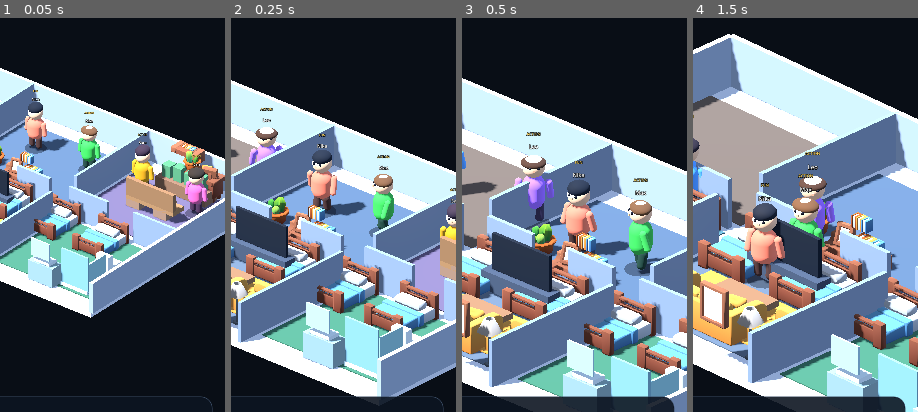
Above: before the commit, frames 1-4 (left to right).
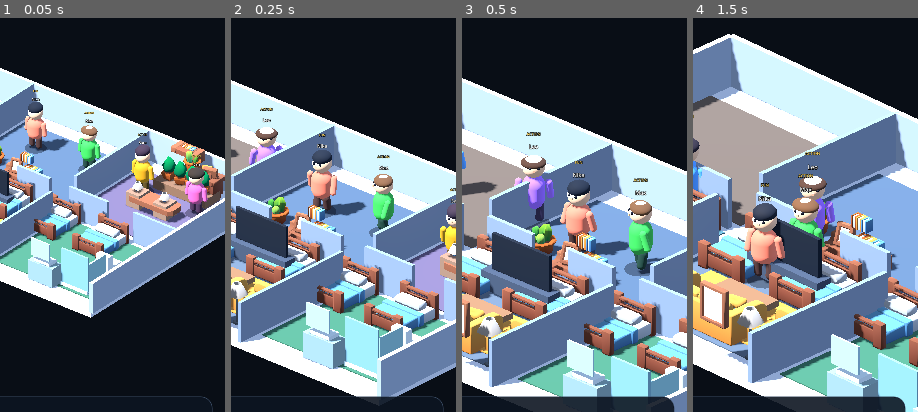
Above: after the commit, the same moments.

Repository: motomotoo2001-maker/lifebox-live
Game: Godot game, scene res://scenes/debug/visual_showcase.tscn
Same seed, same stepped clock (60 frames per second), same inputs: the game is played once before the commit and once after it. The project has no main scene, so this scene is started directly.
Inputs:
- Up to frame 1 (0.05 s): no input
- Up to frame 2 (0.25 s): no input
- Up to frame 3 (0.5 s): no input
- Up to frame 4 (1.5 s): no input
The pictures show only the part of the screen within x 50-100%, y 31-81%; the shares and areas given below are measured in that part.

The runs differ from the first frame. In frame 1, 2.6% of the frame differs, in the area x 56-98%, y 35-53%; in frame 2, 0.6%; in frame 3, nothing differs; in frame 4, nothing differs.

Commit message:
feat: replace yard blockout with KayKit props

Diff:
--- a/scripts/presentation/world/household_blockout.gd
+++ b/scripts/presentation/world/household_blockout.gd
@@ -3,6 +3,7 @@
 
 const VENDOR_FURNITURE_ROOT := "res://assets/vendor/kaykit_furniture_bits/obj"
 const VENDOR_RESTAURANT_ROOT := "res://assets/vendor/kaykit_restaurant_bits/obj"
+const VENDOR_CITY_ROOT := "res://assets/vendor/kaykit_city_builder_bits/obj"
 
 @export var use_vendor_furniture: bool = true
 
@@ -473,33 +474,34 @@
 	_make_box(
 		furniture,
 		&"YardPlanter",
-		Vector3(5.35, 0.28, -3.85),
-		Vector3(2.3, 0.5, 0.72),
+		Vector3(5.35, 0.20, -3.85),
+		Vector3(2.45, 0.38, 0.82),
 		Color("80604a")
 	)
 	for index in range(4):
-		_make_box(
-			furniture,
-			StringName("YardShrub%02d" % (index + 1)),
-			Vector3(4.55 + float(index) * 0.52, 0.72, -3.85),
-			Vector3(0.38, 0.58 + float(index % 2) * 0.16, 0.38),
-			Color("4f8a62")
-		)
-
-	_make_box(
-		furniture,
-		&"YardBenchSeat",
-		Vector3(5.25, 0.42, -2.15),
-		Vector3(2.2, 0.18, 0.62),
-		Color("9a744f")
-	)
-	_make_box(
-		furniture,
-		&"YardBenchBack",
-		Vector3(5.25, 0.86, -1.9),
-		Vector3(2.2, 0.72, 0.16),
-		Color("8a6748")
-	)
+		_add_city_mesh(
+			"bush",
+			StringName("KayKitYardBush%02d" % (index + 1)),
+			Vector3(4.55 + float(index) * 0.54, 0.36, -3.85),
+			float(index % 2) * 0.45,
+			Vector3(2.55, 2.55, 2.55)
+		)
+
+	var has_vendor_bench := _add_city_mesh(
+		"bench",
+		&"KayKitYardBench",
+		Vector3(5.25, 0.0, -2.15),
+		PI,
+		Vector3(5.1, 5.1, 5.1)
+	)
+	if not has_vendor_bench:
+		_make_box(
+			furniture,
+			&"YardBenchSeat",
+			Vector3(5.25, 0.42, -2.15),
+			Vector3(2.2, 0.18, 0.62),
+			Color("9a744f")
+		)
 
 
 func _add_vendor_mesh(
@@ -534,6 +536,22 @@
 		scale_value
 	)
 
+func _add_city_mesh(
+	asset_name: String,
+	node_name: StringName,
+	position_value: Vector3,
+	rotation_y: float = 0.0,
+	scale_value: Vector3 = Vector3.ONE
+) -> bool:
+	return _add_mesh_from_vendor_root(
+		VENDOR_CITY_ROOT,
+		asset_name,
+		node_name,
+		position_value,
+		rotation_y,
+		scale_value
+	)
+
 func _add_mesh_from_vendor_root(
 	root_path: String,
 	asset_name: String,
